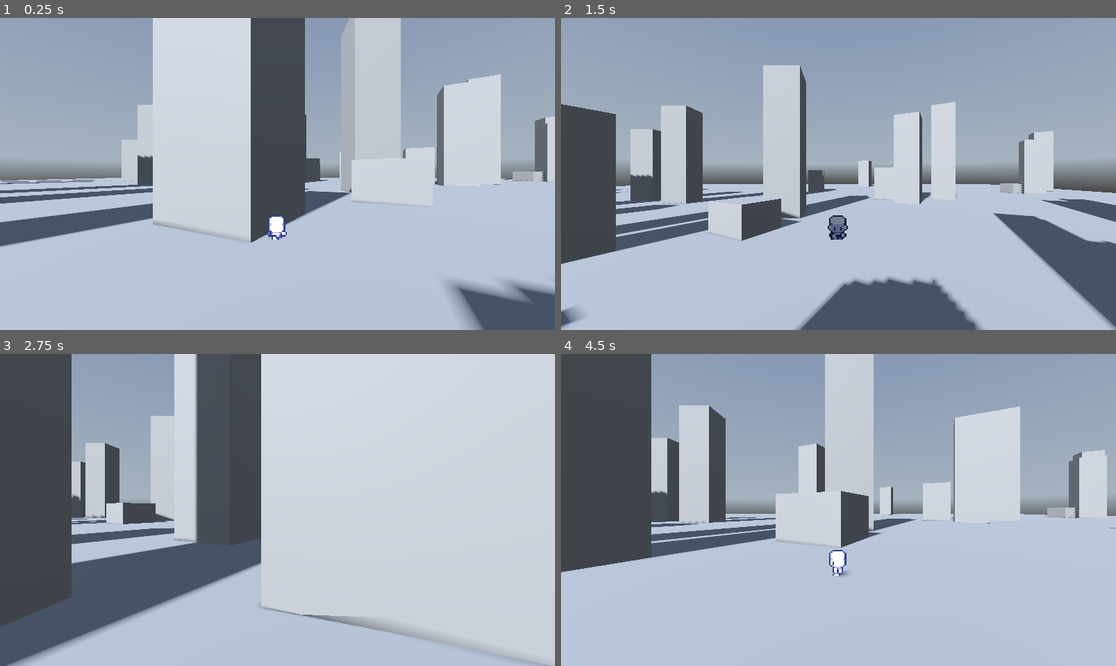
Above: before the commit, frames 1-4 (two rows, left to right).
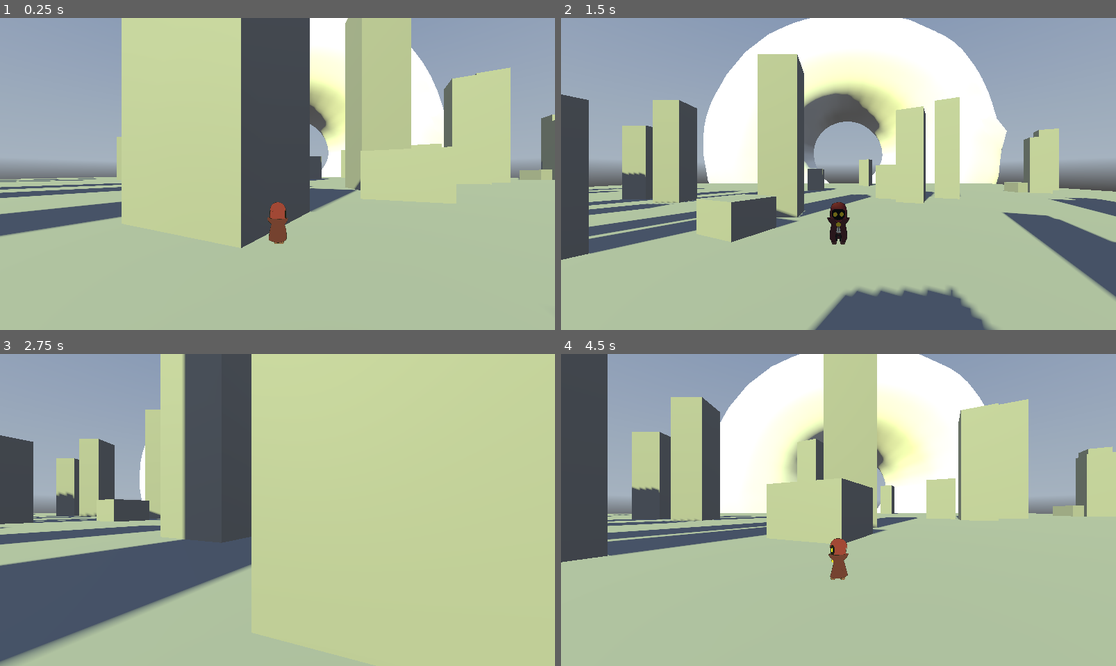
Above: after the commit, the same moments.

Repository: rocchida/HD-2D-Test
Game: Godot game, scene res://world.tscn
Same seed, same stepped clock (60 frames per second), same inputs: the game is played once before the commit and once after it. This scene is started directly instead of the project's main scene. A sky picture missing from this copy of the repository is replaced by a grey-blue gradient.
Inputs:
- Up to frame 1 (0.25 s): no input
- Up to frame 2 (1.5 s): tap Enter at 0.5 s; hold D (right) 0.53-1.28 s; tap Space (jump) at 0.77 s; hold S (backward) from 1.28 s (still down)
- Up to frame 3 (2.75 s): tap Space (jump) at 1.52 s; release S (backward) at 2.03 s; hold D (right) from 2.03 s (still down)
- Up to frame 4 (4.5 s): release D (right) at 2.78 s; hold W (forward) 2.78-3.53 s; tap Space (jump) at 3.02, 3.77 s; hold A (left) from 3.53 s (still down)

The runs differ from the first frame. In frame 1, 74% of the frame differs, in the area x 0-100%, y 0-100%; in frame 2, 66%; in frame 3, 80%; in frame 4, 80%.

Commit message:
SUMMONER ART ADDED BOIIIIIIII

Diff:
--- a/Game Demo/player.tscn
+++ b/Game Demo/player.tscn
@@ -1,7 +1,7 @@
 [gd_scene load_steps=19 format=3 uid="uid://dba8t7daowokd"]
 
 [ext_resource type="Script" path="res://player.gd" id="1_6b675"]
-[ext_resource type="Texture2D" uid="uid://bbpbilri2kxtf" path="res://Small-8-Direction-Characters_by_AxulArt/Small-8-Direction-Characters_by_AxulArt.png" id="1_cp1cj"]
+[ext_resource type="Texture2D" uid="uid://b3hrrrhy5pwlf" path="res://jb4KQ6O.png" id="2_8fqaj"]
 
 [sub_resource type="BoxShape3D" id="BoxShape3D_s6gl6"]
 size = Vector3(0.14679, 0.148987, 0.14801)
@@ -51,6 +51,22 @@
 "transitions": PackedFloat32Array(1, 1),
 "update": 1,
 "values": [16, 16]
+}
+
+[sub_resource type="Animation" id="Animation_kefjx"]
+resource_name = "new_animationasdf"
+length = 0.6
+tracks/0/type = "value"
+tracks/0/imported = false
+tracks/0/enabled = true
+tracks/0/path = NodePath("Sprite3D:frame")
+tracks/0/interp = 1
+tracks/0/loop_wrap = true
+tracks/0/keys = {
+"times": PackedFloat32Array(0, 0.2, 0.4),
+"transitions": PackedFloat32Array(1, 1, 1),
+"update": 1,
+"values": [13, 22, 22]
 }
 
 [sub_resource type="Animation" id="Animation_eel00"]
@@ -100,6 +116,125 @@
 "values": [8, 8, 8]
 }
 
+[sub_resource type="Animation" id="Animation_5qdru"]
+resource_name = "walk_east"
+length = 0.45
+step = 0.15
+tracks/0/type = "value"
+tracks/0/imported = false
+tracks/0/enabled = true
+tracks/0/path = NodePath("Sprite3D:frame")
+tracks/0/interp = 1
+tracks/0/loop_wrap = true
+tracks/0/keys = {
+"times": PackedFloat32Array(0, 0.15, 0.3),
+"transitions": PackedFloat32Array(1, 1, 1),
+"update": 1,
+"values": [2, 10, 18]
+}
+
+[sub_resource type="Animation" id="Animation_hx51u"]
+resource_name = "walk_north"
+length = 0.45
+step = 0.15
+tracks/0/type = "value"
+tracks/0/imported = false
+tracks/0/enabled = true
+tracks/0/path = NodePath("Sprite3D:frame")
+tracks/0/interp = 1
+tracks/0/loop_wrap = true
+tracks/0/keys = {
+"times": PackedFloat32Array(0, 0.15, 0.3),
+"transitions": PackedFloat32Array(1, 1, 1),
+"update": 1,
+"values": [0, 8, 16]
+}
+
+[sub_resource type="Animation" id="Animation_773in"]
+resource_name = "walk_northeast"
+length = 0.45
+step = 0.15
+tracks/0/type = "value"
+tracks/0/imported = false
+tracks/0/enabled = true
+tracks/0/path = NodePath("Sprite3D:frame")
+tracks/0/interp = 1
+tracks/0/loop_wrap = true
+tracks/0/keys = {
+"times": PackedFloat32Array(0, 0.15, 0.3),
+"transitions": PackedFloat32Array(1, 1, 1),
+"update": 1,
+"values": [1, 9, 17]
+}
+
+[sub_resource type="Animation" id="Animation_j3a6t"]
+resource_name = "walk_northwest"
+length = 0.45
+step = 0.15
+tracks/0/type = "value"
+tracks/0/imported = false
+tracks/0/enabled = true
+tracks/0/path = NodePath("Sprite3D:frame")
+tracks/0/interp = 1
+tracks/0/loop_wrap = true
+tracks/0/keys = {
+"times": PackedFloat32Array(0, 0.15, 0.3),
+"transitions": PackedFloat32Array(1, 1, 1),
+"update": 1,
+"values": [7, 15, 23]
+}
+
+[sub_resource type="Animation" id="Animation_4gij1"]
+resource_name = "walk_south"
+length = 0.45
+step = 0.15
+tracks/0/type = "value"
+tracks/0/imported = false
+tracks/0/enabled = true
+tracks/0/path = NodePath("Sprite3D:frame")
+tracks/0/interp = 1
+tracks/0/loop_wrap = true
+tracks/0/keys = {
+"times": PackedFloat32Array(0, 0.15, 0.3),
+"transitions": PackedFloat32Array(1, 1, 1),
+"update": 1,
+"values": [4, 12, 20]
+}
+
+[sub_resource type="Animation" id="Animation_eapik"]
+resource_name = "walk_southeast"
+length = 0.45
+step = 0.15
+tracks/0/type = "value"
+tracks/0/imported = false
+tracks/0/enabled = true
+tracks/0/path = NodePath("Sprite3D:frame")
+tracks/0/interp = 1
+tracks/0/loop_wrap = true
+tracks/0/keys = {
+"times": PackedFloat32Array(0, 0.15, 0.3),
+"transitions": PackedFloat32Array(1, 1, 1),
+"update": 1,
+"values": [3, 11, 19]
+}
+
+[sub_resource type="Animation" id="Animation_hxjd0"]
+resource_name = "walk_southwest"
+length = 0.45
+step = 0.15
+tracks/0/type = "value"
+tracks/0/imported = false
+tracks/0/enabled = true
+tracks/0/path = NodePath("Sprite3D:frame")
+tracks/0/interp = 1
+tracks/0/loop_wrap = true
+tracks/0/keys = {
+"times": PackedFloat32Array(0, 0.15, 0.3),
+"transitions": PackedFloat32Array(1, 1, 1),
+"update": 1,
+"values": [5, 13, 21]
+}
+
 [sub_resource type="Animation" id="Animation_jr8ok"]
 resource_name = "walk_west"
 length = 0.45
@@ -114,142 +249,7 @@
 "times": PackedFloat32Array(0, 0.15, 0.3),
 "transitions": PackedFloat32Array(1, 1, 1),
 "update": 1,
-"values": [22, 30, 14]
-}
-
-[sub_resource type="Animation" id="Animation_5qdru"]
-resource_name = "walk_east"
-length = 0.45
-step = 0.15
-tracks/0/type = "value"
-tracks/0/imported = false
-tracks/0/enabled = true
-tracks/0/path = NodePath("Sprite3D:frame")
-tracks/0/interp = 1
-tracks/0/loop_wrap = true
-tracks/0/keys = {
-"times": PackedFloat32Array(0, 0.15, 0.3),
-"transitions": PackedFloat32Array(1, 1, 1),
-"update": 1,
-"values": [18, 26, 10]
-}
-
-[sub_resource type="Animation" id="Animation_hx51u"]
-resource_name = "walk_north"
-length = 0.45
-step = 0.15
-tracks/0/type = "value"
-tracks/0/imported = false
-tracks/0/enabled = true
-tracks/0/path = NodePath("Sprite3D:frame")
-tracks/0/interp = 1
-tracks/0/loop_wrap = true
-tracks/0/keys = {
-"times": PackedFloat32Array(0, 0.15, 0.3),
-"transitions": PackedFloat32Array(1, 1, 1),
-"update": 1,
-"values": [16, 24, 8]
-}
-
-[sub_resource type="Animation" id="Animation_4gij1"]
-resource_name = "walk_south"
-length = 0.45
-step = 0.15
-tracks/0/type = "value"
-tracks/0/imported = false
-tracks/0/enabled = true
-tracks/0/path = NodePath("Sprite3D:frame")
-tracks/0/interp = 1
-tracks/0/loop_wrap = true
-tracks/0/keys = {
-"times": PackedFloat32Array(0, 0.15, 0.3),
-"transitions": PackedFloat32Array(1, 1, 1),
-"update": 1,
-"values": [20, 28, 12]
-}
-
-[sub_resource type="Animation" id="Animation_eapik"]
-resource_name = "walk_southeast"
-length = 0.45
-step = 0.15
-tracks/0/type = "value"
-tracks/0/imported = false
-tracks/0/enabled = true
-tracks/0/path = NodePath("Sprite3D:frame")
-tracks/0/interp = 1
-tracks/0/loop_wrap = true
-tracks/0/keys = {
-"times": PackedFloat32Array(0, 0.15, 0.3),
-"transitions": PackedFloat32Array(1, 1, 1),
-"update": 1,
-"values": [19, 27, 11]
-}
-
-[sub_resource type="Animation" id="Animation_hxjd0"]
-resource_name = "walk_southwest"
-length = 0.45
-step = 0.15
-tracks/0/type = "value"
-tracks/0/imported = false
-tracks/0/enabled = true
-tracks/0/path = NodePath("Sprite3D:frame")
-tracks/0/interp = 1
-tracks/0/loop_wrap = true
-tracks/0/keys = {
-"times": PackedFloat32Array(0, 0.15, 0.3),
-"transitions": PackedFloat32Array(1, 1, 1),
-"update": 1,
-"values": [21, 29, 13]
-}
-
-[sub_resource type="Animation" id="Animation_773in"]
-resource_name = "walk_northeast"
-length = 0.45
-step = 0.15
-tracks/0/type = "value"
-tracks/0/imported = false
-tracks/0/enabled = true
-tracks/0/path = NodePath("Sprite3D:frame")
-tracks/0/interp = 1
-tracks/0/loop_wrap = true
-tracks/0/keys = {
-"times": PackedFloat32Array(0, 0.15, 0.3),
-"transitions": PackedFloat32Array(1, 1, 1),
-"update": 1,
-"values": [17, 25, 9]
-}
-
-[sub_resource type="Animation" id="Animation_j3a6t"]
-resource_name = "walk_northwest"
-length = 0.45
-step = 0.15
-tracks/0/type = "value"
-tracks/0/imported = false
-tracks/0/enabled = true
-tracks/0/path = NodePath("Sprite3D:frame")
-tracks/0/interp = 1
-tracks/0/loop_wrap = true
-tracks/0/keys = {
-"times": PackedFloat32Array(0, 0.15, 0.3),
-"transitions": PackedFloat32Array(1, 1, 1),
-"update": 1,
-"values": [23, 31, 15]
-}
-
-[sub_resource type="Animation" id="Animation_kefjx"]
-resource_name = "new_animationasdf"
-length = 0.6
-tracks/0/type = "value"
-tracks/0/imported = false
-tracks/0/enabled = true
-tracks/0/path = NodePath("Sprite3D:frame")
-tracks/0/interp = 1
-tracks/0/loop_wrap = true
-tracks/0/keys = {
-"times": PackedFloat32Array(0, 0.2, 0.4),
-"transitions": PackedFloat32Array(1, 1, 1),
-"update": 1,
-"values": [13, 22, 22]
+"values": [6, 14, 22]
 }
 
 [sub_resource type="AnimationLibrary" id="AnimationLibrary_ld6w0"]
@@ -274,18 +274,19 @@
 script = ExtResource("1_6b675")
 
 [node name="Sprite3D" type="Sprite3D" parent="."]
+transform = Transform3D(0.0604739, 0, 0, 0, 0.0604739, 0, 0, 0, 1, 0, 0, 0)
 billboard = 2
 shaded = true
 double_sided = false
 alpha_cut = 2
 texture_filter = 0
-texture = ExtResource("1_cp1cj")
+texture = ExtResource("2_8fqaj")
 hframes = 8
-vframes = 12
+vframes = 3
 frame = 9
 
 [node name="Camera3D" type="Camera3D" parent="."]
-transform = Transform3D(1, 0, 0, 0, 1, 0, 0, 0, 1, 0, 0.329423, 1.32929)
+transform = Transform3D(1, 0, 0, 0, 1, 0, 0, 0, 1, 0, 0.236993, 0.981199)
 
 [node name="CollisionShape3D" type="CollisionShape3D" parent="."]
 transform = Transform3D(1, 0, 0, 0, 1, 0, 0, 0, 1, -0.000274658, -0.0249329, -0.00357056)
--- a/Game Demo/world.tscn
+++ b/Game Demo/world.tscn
@@ -6,6 +6,7 @@
 [ext_resource type="Script" path="res://WorldEnvironment.gd" id="3_r8w5t"]
 [ext_resource type="PackedScene" uid="uid://b5w3hur261lbq" path="res://npcs_y_billboard.tscn" id="5_ht8cl"]
 [ext_resource type="PackedScene" uid="uid://c8u6vq6rer1x4" path="res://npcs_full_billboard.tscn" id="6_4j1ts"]
+[ext_resource type="PackedScene" uid="uid://dewq4tvuvov5m" path="res://Small-8-Direction-Characters_by_AxulArt/testnut.glb" id="7_kk5uc"]
 
 [sub_resource type="PanoramaSkyMaterial" id="PanoramaSkyMaterial_mt7vc"]
 panorama = ExtResource("2_2ayyd")
@@ -16,6 +17,10 @@
 [sub_resource type="Environment" id="Environment_3knmi"]
 background_mode = 2
 sky = SubResource("Sky_3xhuu")
+ssr_enabled = true
+ssr_max_steps = 32
+ssil_intensity = 2.36
+ssil_sharpness = 0.33
 
 [node name="World" type="Node3D"]
 script = ExtResource("1_efxcn")
@@ -201,6 +206,9 @@
 transform = Transform3D(-0.454519, 0, -0.890737, 0, 1, 0, 0.890737, 0, -0.454519, 0.793008, 1.10129, -8.73195)
 use_collision = true
 size = Vector3(1, 4.6582, 1)
+
+[node name="testnut" parent="map" instance=ExtResource("7_kk5uc")]
+transform = Transform3D(110, 0, 0, 0, -13.72, -109.141, 0, 109.141, -13.72, 8.87913, 11.5862, -114.782)
 
 [node name="player" parent="." instance=ExtResource("1_d140d")]
 transform = Transform3D(1, 0, 0, 0, 1, 0, 0, 0, 1, 0, 0.278452, 0)
@@ -211,8 +219,11 @@
 
 [node name="DirectionalLight3D" type="DirectionalLight3D" parent="WorldEnvironment"]
 transform = Transform3D(0.873415, 0.280709, -0.39793, 0, 0.817145, 0.576432, 0.486976, -0.503465, 0.713707, -5.70988, 8.41206, 18.9512)
+light_color = Color(0.760784, 0.807843, 0.431373, 1)
+light_energy = 1.552
 shadow_enabled = true
 shadow_bias = 0.0
+shadow_reverse_cull_face = true
 shadow_blur = 2.391
 
 [node name="Npcs" type="Node" parent="."]
Binary file added: Game Demo/Small-8-Direction-Characters_by_AxulArt/testnut.glb
Not shown, added: Game Demo/Small-8-Direction-Characters_by_AxulArt/testnut.glb.import
Binary file added: Game Demo/jb4KQ6O.png
Not shown, added: Game Demo/jb4KQ6O.png.import
Not shown: 1 places in Game Demo/world.tscn that only renumber resources
